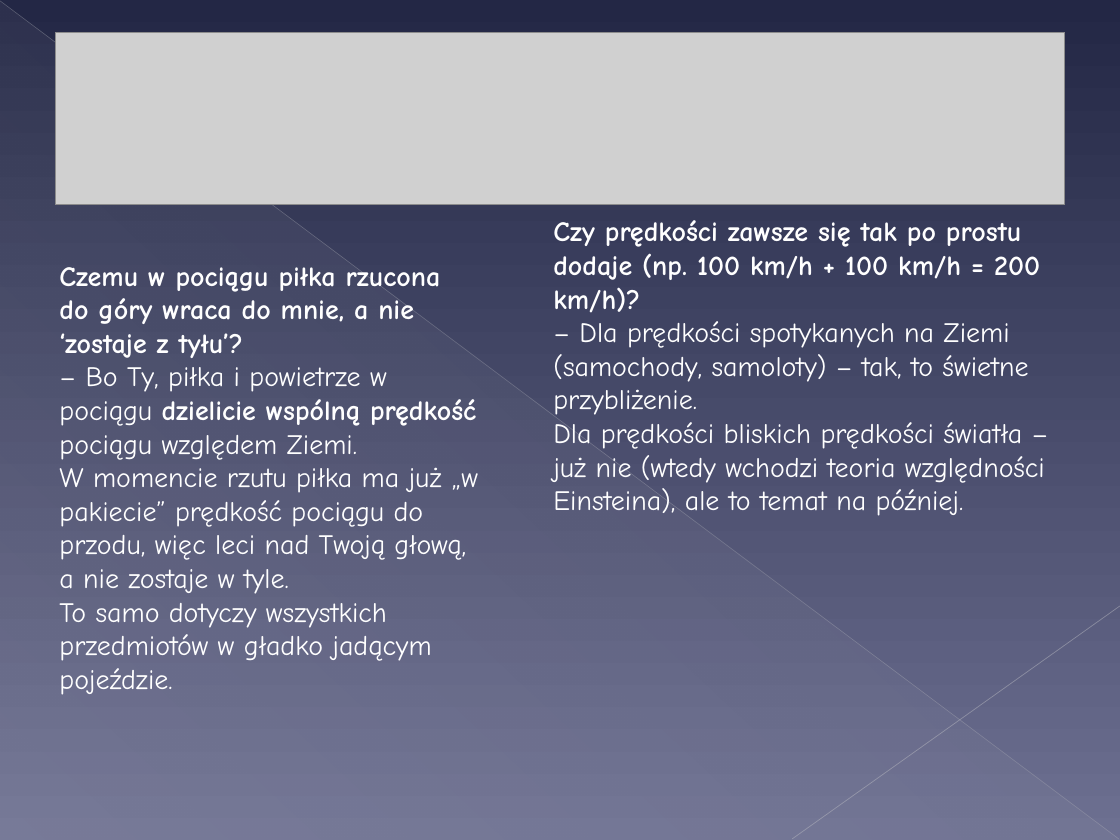
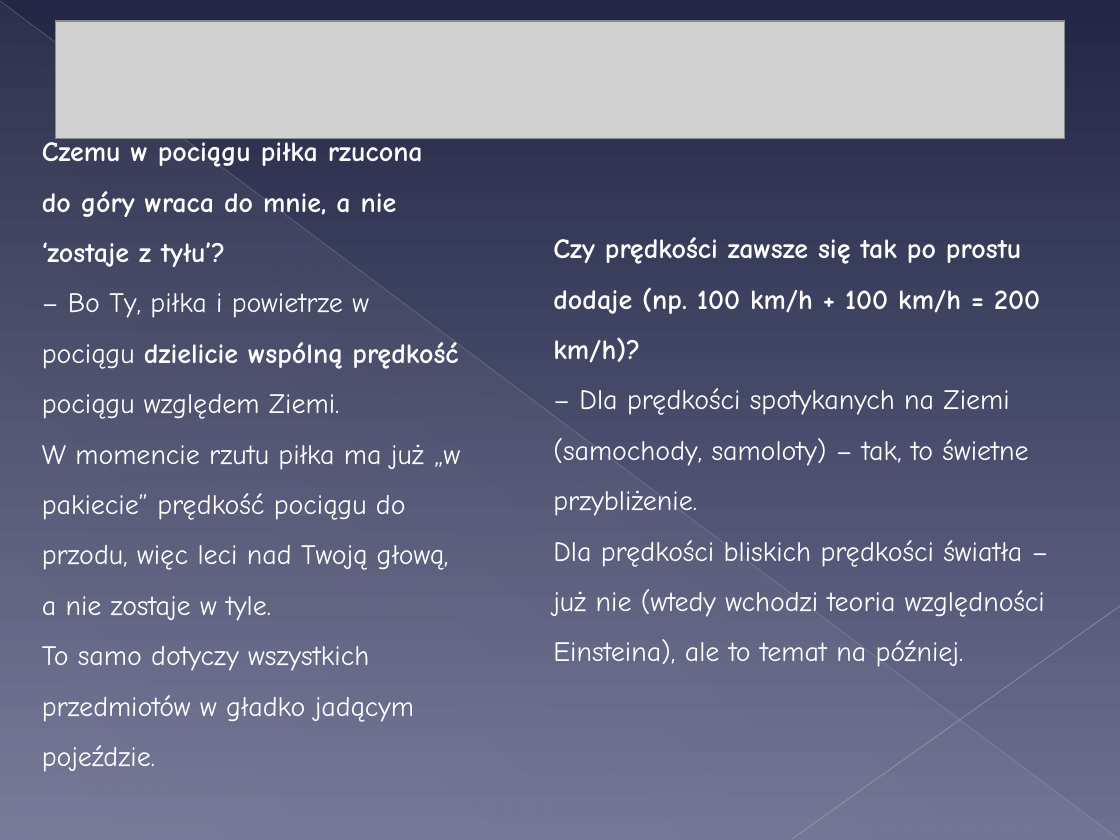
Before and after one commit to MichalMus/Fizyka-w-szkole, a slide deck: slide 32 of 4.Kinematyka/1.Co to jest ruch.ppt (slide 15 before the commit). Drawn at 1120x840 pixels with LibreOffice and Linux fonts; fonts in the diff are those of the drawing; grey boxes stand for pictures. Boxes give left, top, right and bottom in pixels: in the first picture for what was removed or moved away, otherwise in the second. Text is boxed around its words. In the diff, an @@ line names an element or a change of style, - is before the commit and + after.

```diff
--- a/4.Kinematyka/1.Co to jest ruch.ppt
+++ b/4.Kinematyka/1.Co to jest ruch.ppt
@@ picture: place and size @@
-picture at (55,32,1064,205)
+picture at (55,21,1064,139)
@@ text "Czemu w pociągu piłka rzucona ..." at (42,137,460,772): line spacing 1 to 1.5 @@
@@ text "Czemu w pociągu piłka rzucona ...": place and size @@
-text "Czemu w pociągu piłka rzucona ..." at (59,267,478,695)
+text "Czemu w pociągu piłka rzucona ..." at (42,137,460,772)
@@ text "Czy prędkości zawsze się tak ..." at (553,237,1045,667): line spacing 1 to 1.5 @@
```
Also in this commit, not shown: 3 other slides changed, 18 slides added, 13 slides removed, 2 other files.
